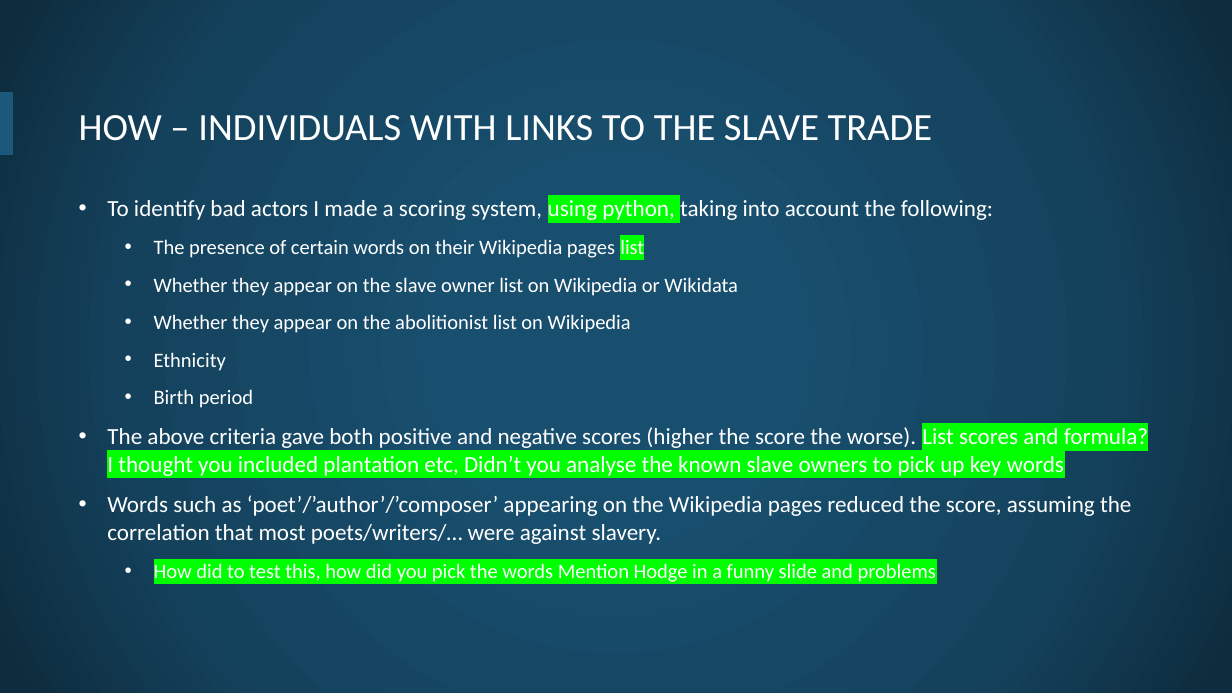
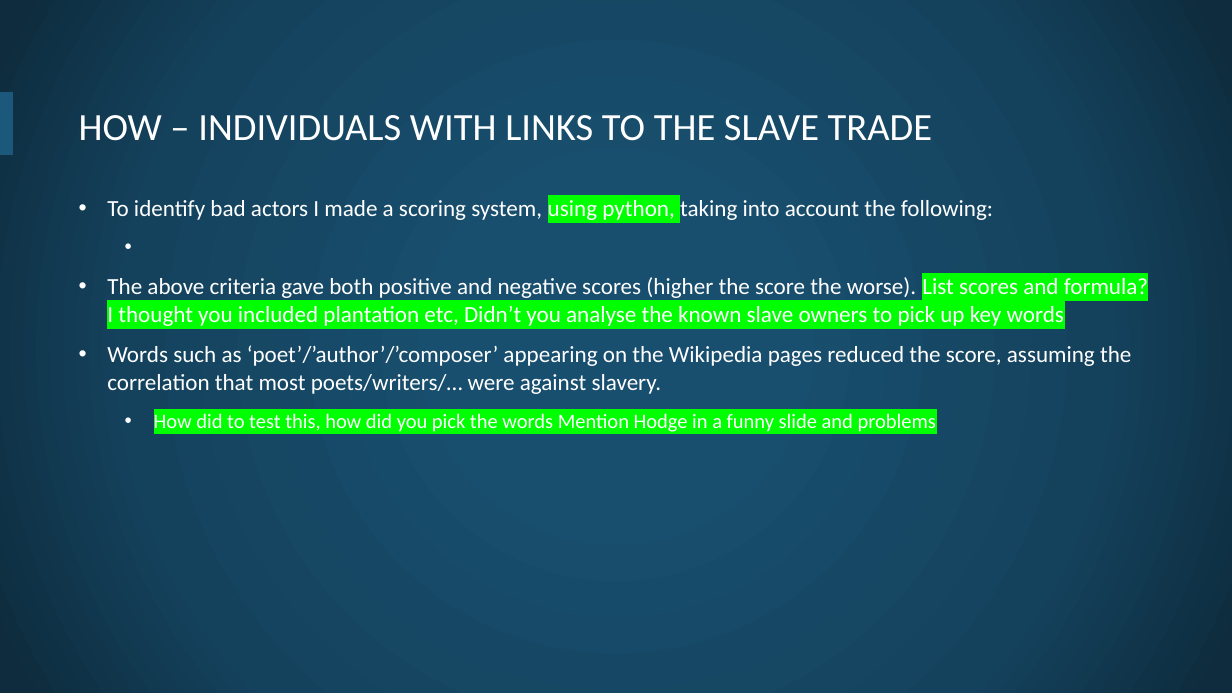
Before and after one commit to openheritage/open-plaques-diversity, a slide deck: slide 6 of The diversity of plaques in London.pptx (slide 7 before the commit). Drawn at 1232x693 pixels with LibreOffice and Linux fonts; fonts in the diff are those of the drawing; background and template pictures are left out. Boxes give left, top, right and bottom in pixels: in the first picture for what was removed or moved away, otherwise in the second. Text is boxed around its words. In the diff, an @@ line names an element or a change of style, - is before the commit and + after.

```diff
--- a/The diversity of plaques in London.pptx
+++ b/The diversity of plaques in London.pptx
@@ text at [154,239,738,408]: paragraphs removed @@
-  • The presence of certain words on their Wikipedia pages list
-  • Whether they appear on the slave owner list on Wikipedia or Wikidata
-  • Whether they appear on the abolitionist list on Wikipedia
-  • Ethnicity
-  • Birth period
```
Also in this commit, not shown: 1 other slide changed, 1 slide removed.
